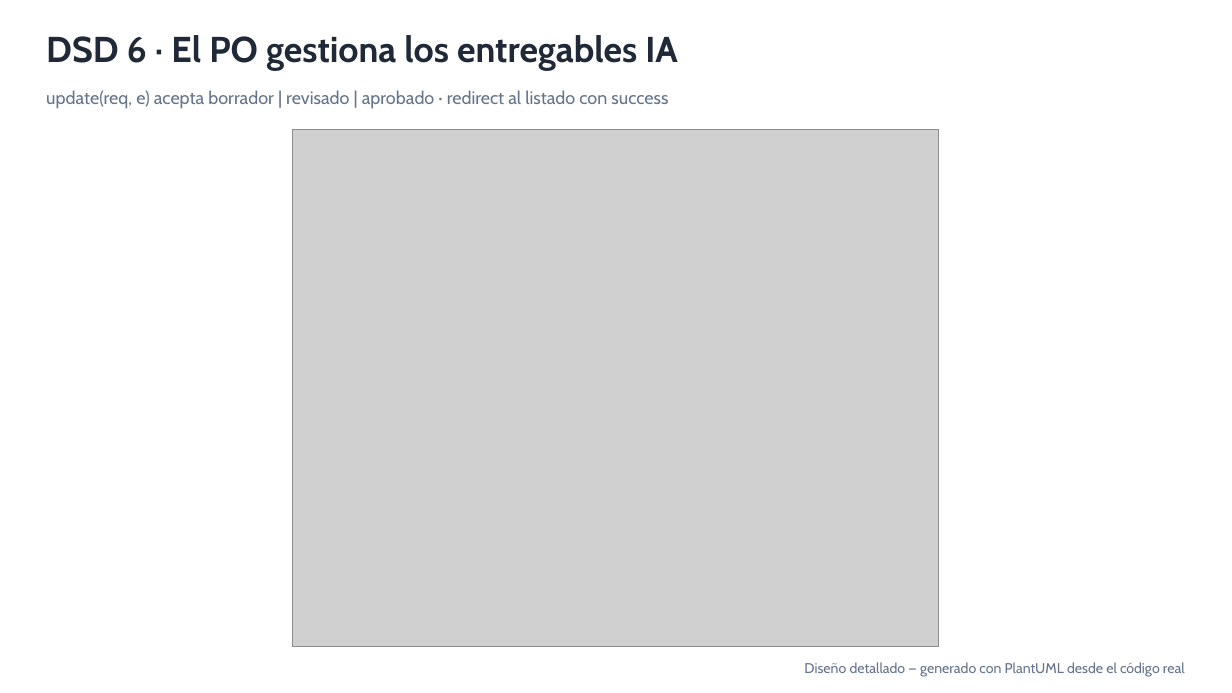
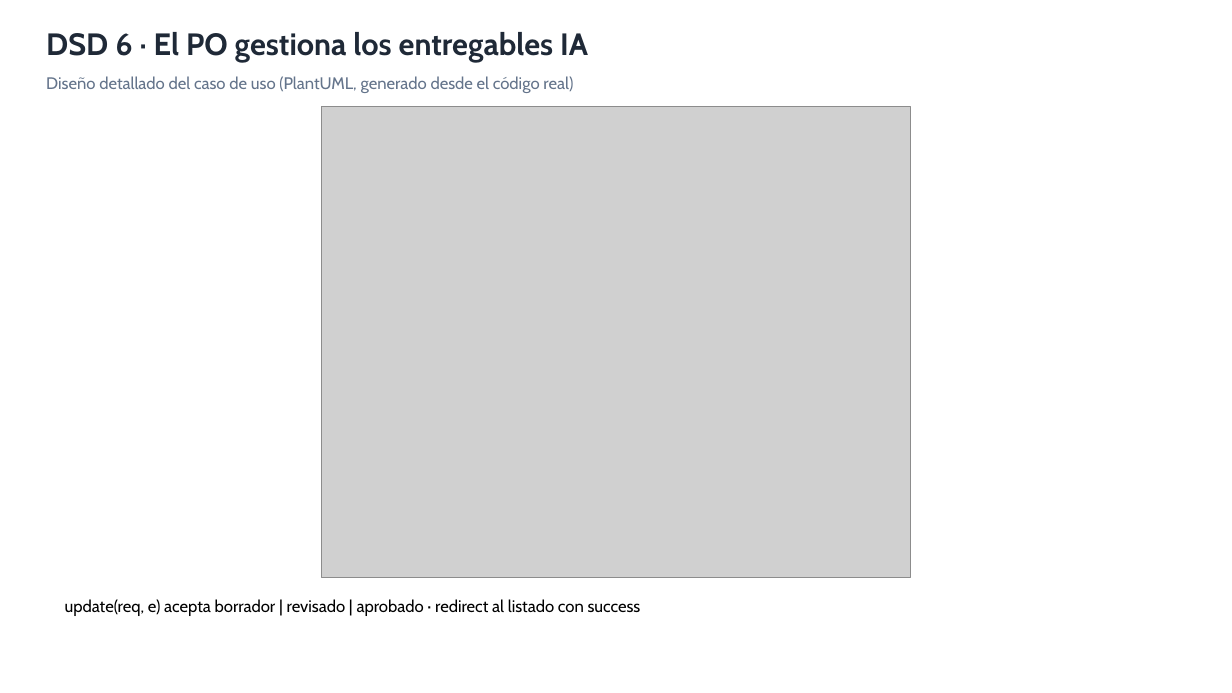
Before and after one commit to DanielOjeda25/sistema, a slide deck: slide 7 of docs/presentacion/CRUZNEGRA_DSD_CU_Reales.pptx. Drawn at 1232x693 pixels with LibreOffice and Linux fonts; fonts in the diff are those of the drawing; grey boxes stand for pictures. Boxes give left, top, right and bottom in pixels: in the first picture for what was removed or moved away, otherwise in the second. Text is boxed around its words. In the diff, an @@ line names an element or a change of style, - is before the commit and + after.

```diff
--- a/docs/presentacion/CRUZNEGRA_DSD_CU_Reales.pptx
+++ b/docs/presentacion/CRUZNEGRA_DSD_CU_Reales.pptx
@@ text "DSD 6 · El PO ..." at [46, 32, 588, 62]: size 28 to 24 pt @@
@@ text at [46, 76, 573, 93]: text changed; size 11 to 13 pt @@
-Diseño detallado — generado con PlantUML desde el código real
+Diseño detallado del caso de uso (PlantUML, generado desde el código real)
@@ picture: place and size @@
-picture at [293, 129, 939, 647]
+picture at [322, 106, 910, 578]
@@ text "update(req, e) acepta borrador | ...": place and size @@
-text "update(req, e) acepta borrador | ..." at [46, 90, 668, 109]
+text "update(req, e) acepta borrador | ..." at [65, 599, 641, 616]
@@ text "update(req, e) acepta borrador | ..." at [65, 599, 641, 616]: size 14 to 13 pt, text colour #64748B to #000000; vertical alignment middle to top @@
```
Also in this commit, not shown: 6 other slides changed, 20 slides added, 6 slides removed, 1 other file.
